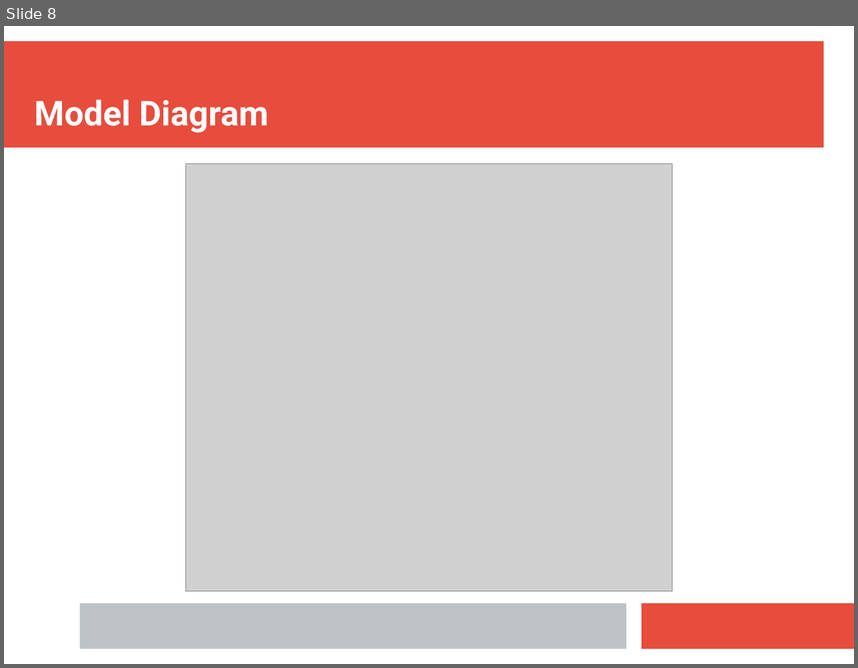
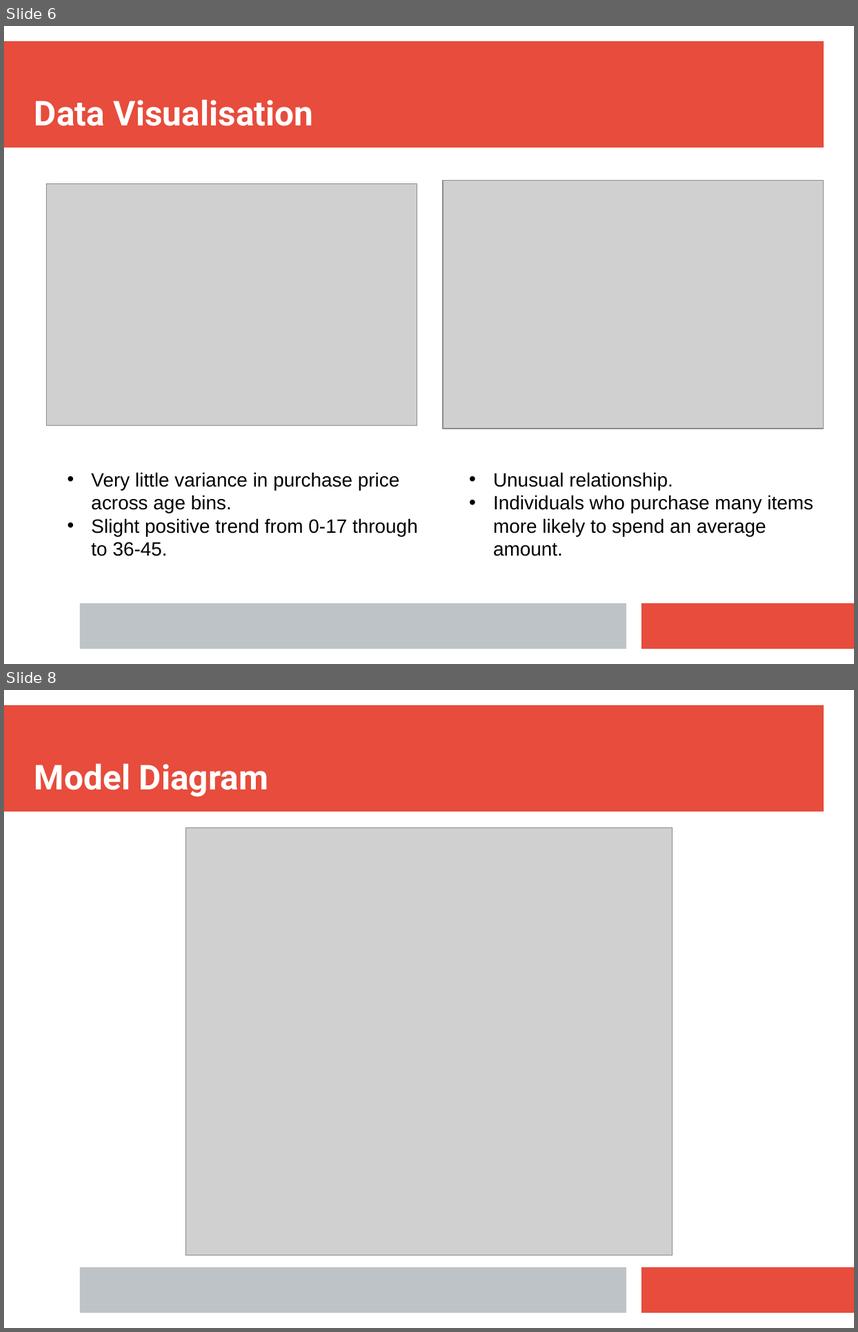
Before and after one commit to tim-kirkbride/BayesianAssignment, a slide deck: Presentation.pptx. Shown one above the other, each under a label of ours: slide 8 before the commit, slides 6 and 8 after it; the slides between them are not shown. The pictures are 858x668 and 858x1332 pixels, drawn with LibreOffice and Linux fonts; fonts in the diff are those of the drawing; grey boxes stand for pictures. Boxes give left, top, right and bottom in pixels: in the first picture for what was removed or moved away, otherwise in the second. Text is boxed around its words. In the diff, an @@ line names an element or a change of style, - is before the commit and + after.

Commit message:
presentation intro and visualisation interpretations

```diff
--- a/Presentation.pptx
+++ b/Presentation.pptx
@@ slide 6 added at (4,26,854,664), background #FFFFFF; not listed: 3 template elements that a slide beside it also shows @@
@@ text added at (34,99,314,126), 32 pt, text #FFFFFF, bold @@
+Data Visualisation
@@ picture added at (46,184,417,426) @@
@@ picture added at (443,181,824,429) @@
@@ text added at (91,472,418,556), 18 pt, text #000000 @@
+• Very little variance in purchase price across age bins.
+• Slight positive trend from 0-17 through to 36-45.
@@ text added at (493,472,813,556), 18 pt, text #000000 @@
+• Unusual relationship.
+• Individuals who purchase many items more likely to spend an average amount.
```
Also in this commit, not shown: 2 slides changed, 4 other slides added, 5 slides removed.
